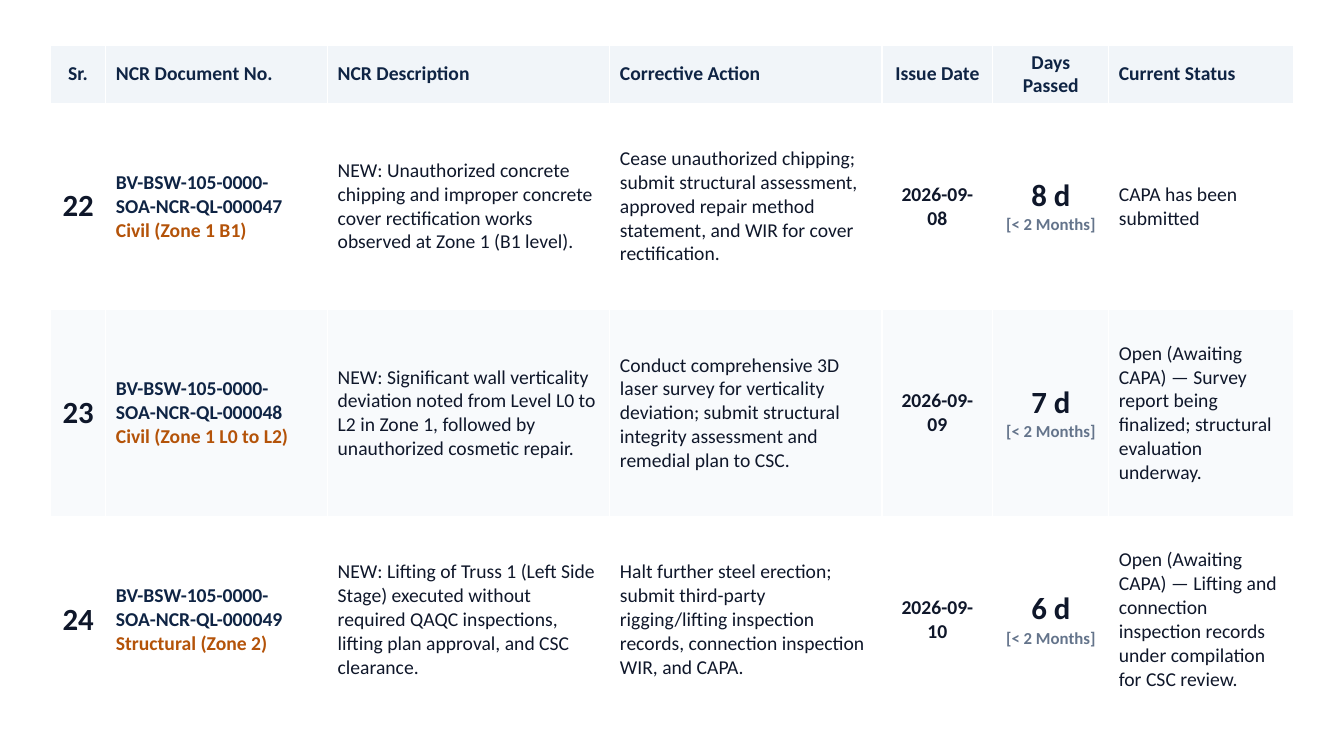
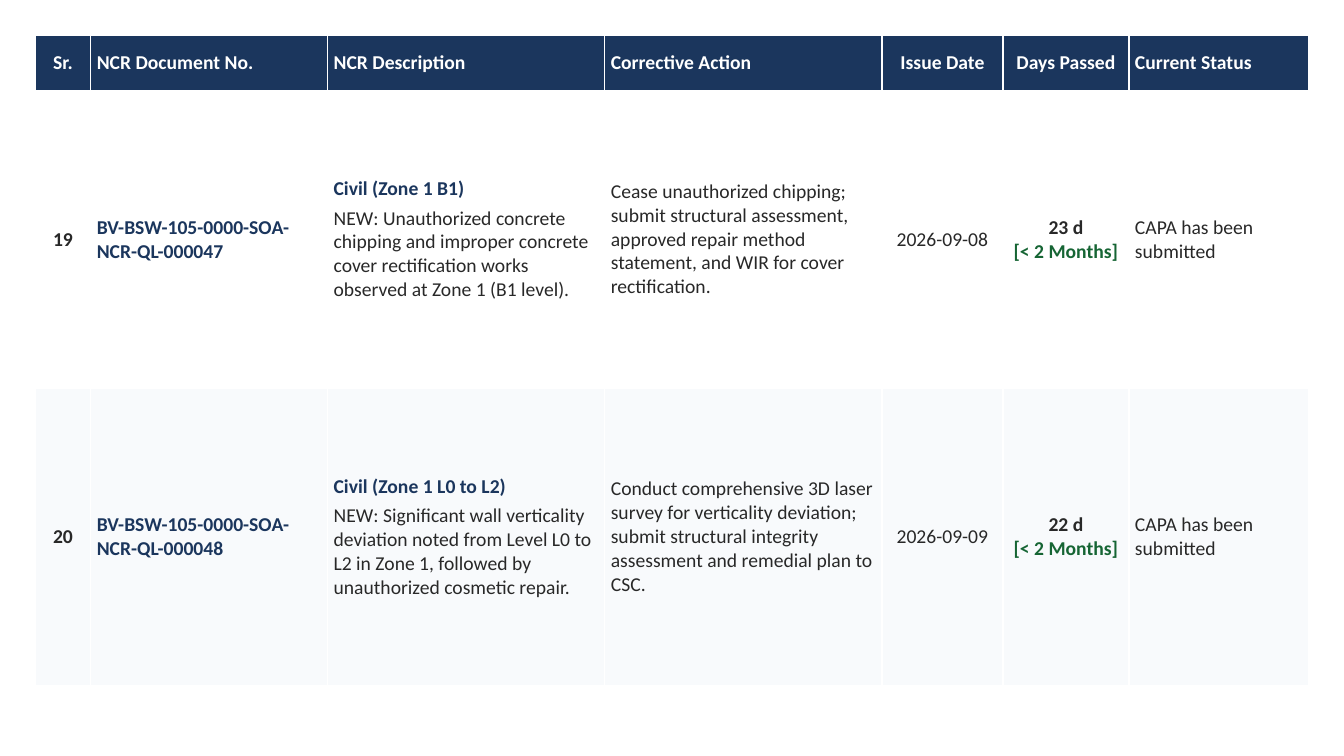
Before and after one commit to ECM895/QC-Dashboard, a slide deck: slide 7 of auto_logs/Open NCRs.pptx (slide 8 before the commit). Drawn at 1344x756 pixels with LibreOffice and Linux fonts; fonts in the diff are those of the drawing. Boxes give left, top, right and bottom in pixels: in the first picture for what was removed or moved away, otherwise in the second. Text is boxed around its words. In the diff, an @@ line names an element or a change of style, - is before the commit and + after.

Commit message:
feat(weekly-report): add confirm/submit button for date intervals and dynamically update all table headers and data throughout report

```diff
--- a/auto_logs/Open NCRs.pptx
+++ b/auto_logs/Open NCRs.pptx
@@ rectangle removed at bbox=[0, 0, 1344, 756] @@
@@ table at bbox=[35, 35, 1309, 686] @@
-row 2: 22 | BV-BSW-105-0000- SOA-NCR-QL-000047 / Civil (Zone 1 B1) | NEW: Unauthorized concrete chipping and improper concrete cover rectification works observed at Zone 1 (B1 level). | Cease unauthorized chipping; submit structural assessment, approved repair method statement, and WIR for cover rectification. | 2026-09-08 | 8 d / [< 2 Months] | CAPA has been submitted
-row 3: 23 | BV-BSW-105-0000- SOA-NCR-QL-000048 / Civil (Zone 1 L0 to L2) | NEW: Significant wall verticality deviation noted from Level L0 to L2 in Zone 1, followed by unauthorized cosmetic repair. | Conduct comprehensive 3D laser survey for verticality deviation; submit structural integrity assessment and remedial plan to CSC. | 2026-09-09 | 7 d / [< 2 Months] | Open (Awaiting CAPA) — Survey report being finalized; structural evaluation underway.
-row 4: 24 | BV-BSW-105-0000- SOA-NCR-QL-000049 / Structural (Zone 2) | NEW: Lifting of Truss 1 (Left Side Stage) executed without required QAQC inspections, lifting plan approval, and CSC clearance. | Halt further steel erection; submit third-party rigging/lifting inspection records, connection inspection WIR, and CAPA. | 2026-09-10 | 6 d / [< 2 Months] | Open (Awaiting CAPA) — Lifting and connection inspection records under compilation for CSC review.
+row 2: 19 | BV-BSW-105-0000-SOA-NCR-QL-000047 | Civil (Zone 1 B1) / NEW: Unauthorized concrete chipping and improper concrete cover rectification works observed at Zone 1 (B1 level). | Cease unauthorized chipping; submit structural assessment, approved repair method statement, and WIR for cover rectification. | 2026-09-08 | 23 d / [< 2 Months] | CAPA has been submitted
+row 3: 20 | BV-BSW-105-0000-SOA-NCR-QL-000048 | Civil (Zone 1 L0 to L2) / NEW: Significant wall verticality deviation noted from Level L0 to L2 in Zone 1, followed by unauthorized cosmetic repair. | Conduct comprehensive 3D laser survey for verticality deviation; submit structural integrity assessment and remedial plan to CSC. | 2026-09-09 | 22 d / [< 2 Months] | CAPA has been submitted
@@ table: place and size @@
-table at bbox=[50, 45, 1294, 723]
+table at bbox=[35, 35, 1309, 686]
```
Also in this commit, not shown: 6 other slides changed, 1 slide added, 1 slide removed, 1 other file.
